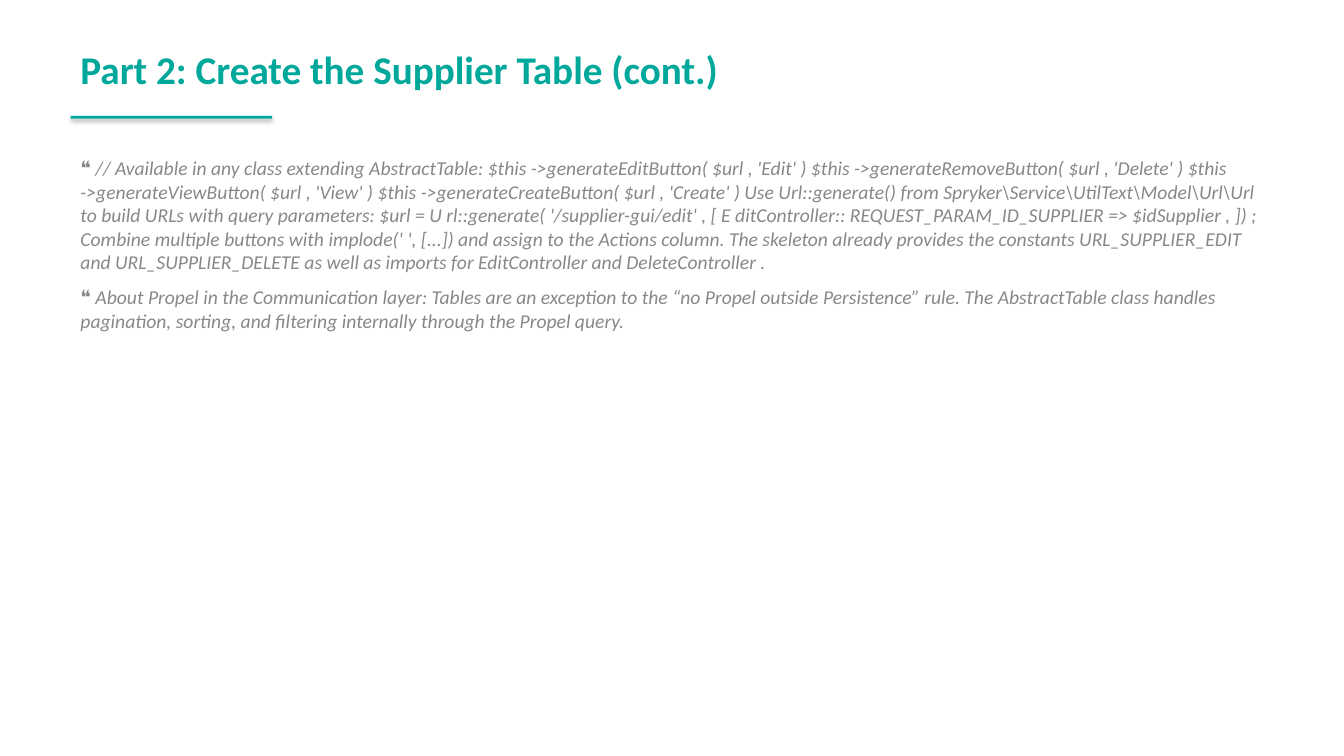
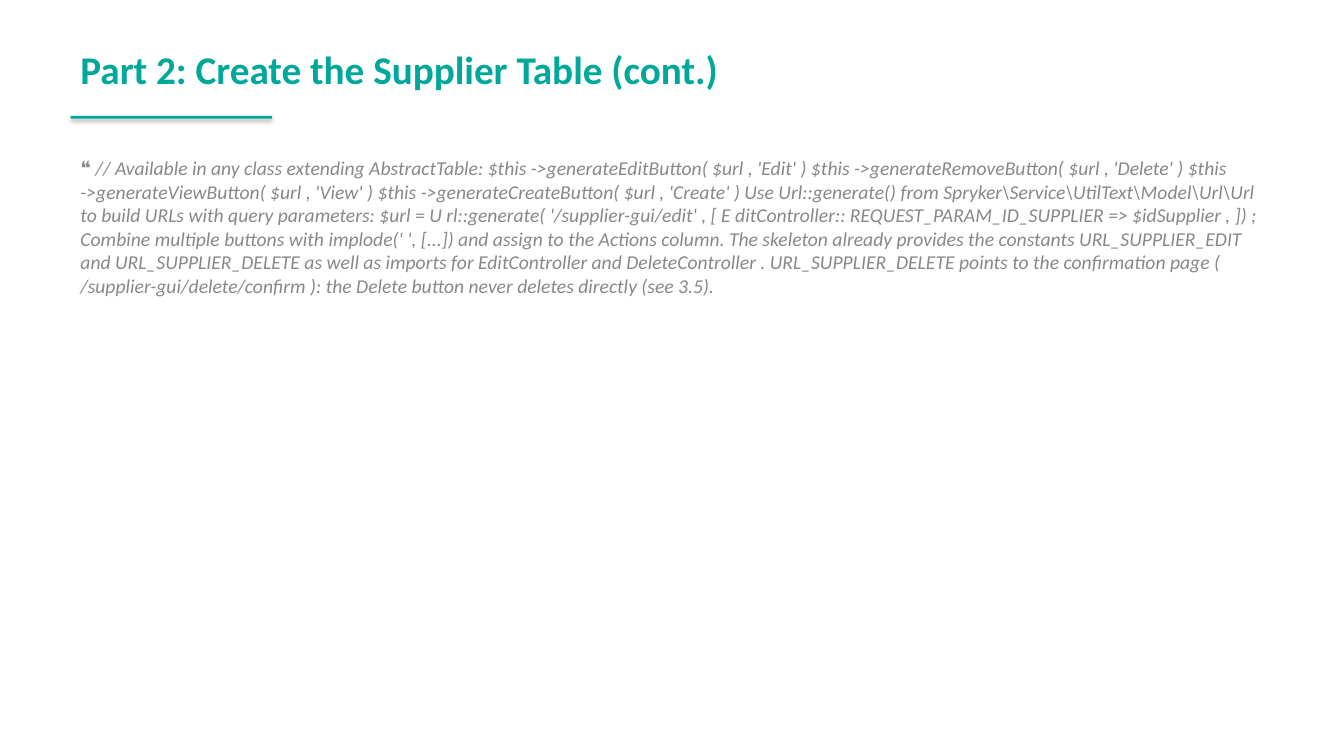
Before and after one commit to spryker-academy/instructor-exercises, a slide deck: slide 41 of guides-pptx/spryker-academy-professional.pptx. Drawn at 1344x756 pixels with LibreOffice and Linux fonts; fonts in the diff are those of the drawing. Boxes give left, top, right and bottom in pixels: in the first picture for what was removed or moved away, otherwise in the second. Text is boxed around its words. In the diff, an @@ line names an element or a change of style, - is before the commit and + after.

```diff
--- a/guides-pptx/spryker-academy-professional.pptx
+++ b/guides-pptx/spryker-academy-professional.pptx
@@ text at (x1=80, y1=161, x2=1254, y2=296): text changed @@
-❝ // Available in any class extending AbstractTable: $this ->generateEditButton( $url , 'Edit' ) $this ->generateRemoveButton( $url , 'Delete' ) $this ->generateViewButton( $url , 'View' ) $this ->generateCreateButton( $url , 'Create' ) Use Url::generate() from Spryker\Service\UtilText\Model\Url\Url to build URLs with query parameters: $url = U rl::generate( '/supplier-gui/edit' , [ E ditController:: REQUEST_PARAM_ID_SUPPLIER => $idSupplier , ]) ; Combine multiple buttons with implode(' ', [...]) and assign to the Actions column. The skeleton already provides the constants URL_SUPPLIER_EDIT and URL_SUPPLIER_DELETE as well as imports for EditController and DeleteController .
-❝ About Propel in the Communication layer: Tables are an exception to the “no Propel outside Persistence” rule. The AbstractTable class handles pagination, sorting, and filtering internally through the Propel query.
+❝ // Available in any class extending AbstractTable: $this ->generateEditButton( $url , 'Edit' ) $this ->generateRemoveButton( $url , 'Delete' ) $this ->generateViewButton( $url , 'View' ) $this ->generateCreateButton( $url , 'Create' ) Use Url::generate() from Spryker\Service\UtilText\Model\Url\Url to build URLs with query parameters: $url = U rl::generate( '/supplier-gui/edit' , [ E ditController:: REQUEST_PARAM_ID_SUPPLIER => $idSupplier , ]) ; Combine multiple buttons with implode(' ', [...]) and assign to the Actions column. The skeleton already provides the constants URL_SUPPLIER_EDIT and URL_SUPPLIER_DELETE as well as imports for EditController and DeleteController . URL_SUPPLIER_DELETE points to the confirmation page ( /supplier-gui/delete/confirm ): the Delete button never deletes directly (see 3.5).
```
Also in this commit, not shown: 8 other slides changed, 1 slide added, 2 other files.
